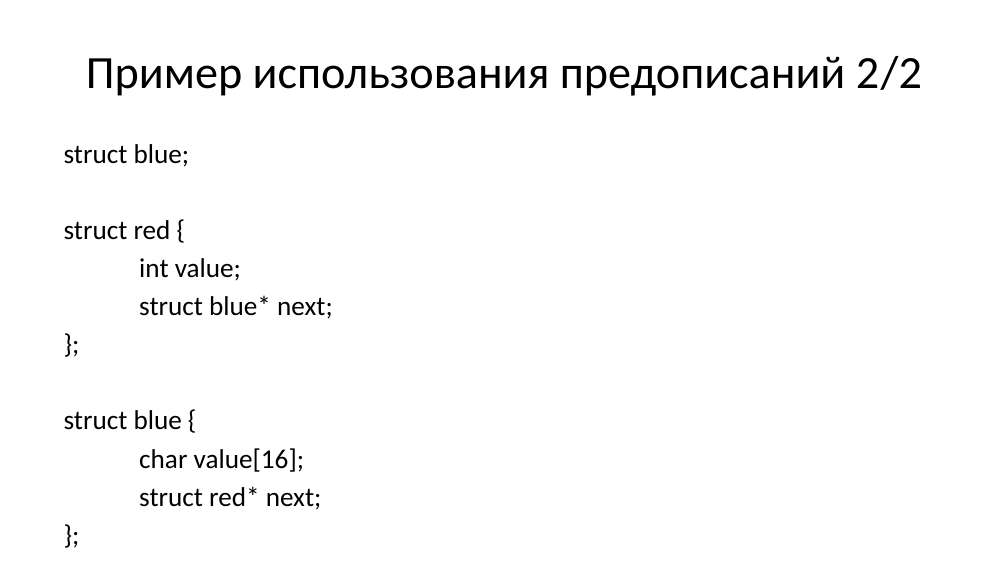
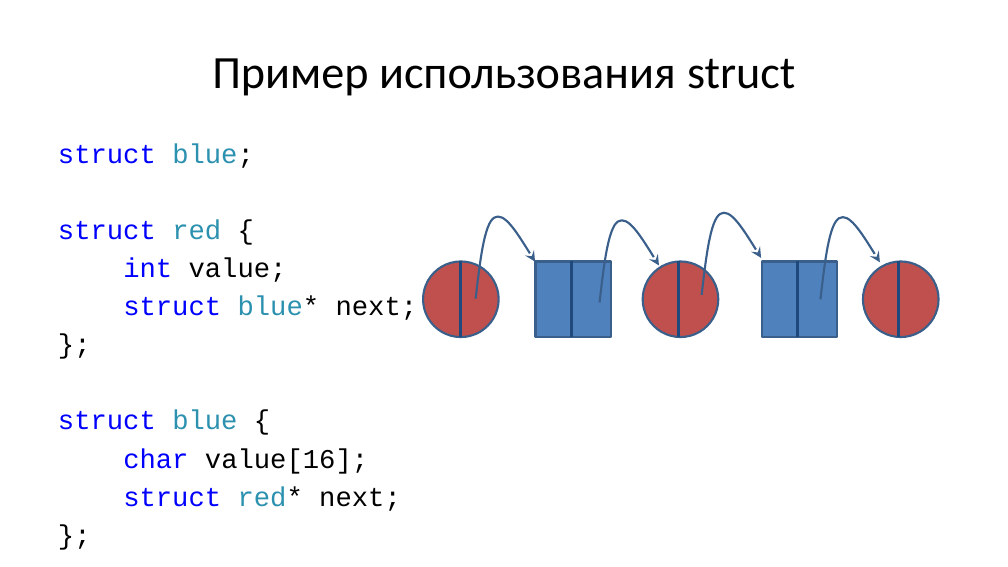
Before and after one commit to Evgueni-Petrov-aka-espetrov/Algorithms-and-Programming-in-C-pptx, a slide deck: slide 12 of 07 Структуры.pptx (slide 6 before the commit). Drawn at 1008x567 pixels with LibreOffice and Linux fonts; fonts in the diff are those of the drawing. Boxes give left, top, right and bottom in pixels: in the first picture for what was removed or moved away, otherwise in the second. Text is boxed around its words. In the diff, an @@ line names an element or a change of style, - is before the commit and + after.

Commit message:
добавил пример с ООП

```diff
--- a/07 Структуры.pptx
+++ b/07 Структуры.pptx
@@ title at (212,58,795,96): text changed @@
-Пример использования предописаний 2/2
+Пример использования struct
@@ text "struct blue;" at (58,144,418,511): font Calibri to Courier New; text colour #000000 to #0000FF in "struct", "struct", "int", "struct" and 3 more places; text colour #000000 to #2B91AF in "blue;", "red", "blue*", "blue" and 1 more places; indent changed @@
@@ freeform shape added at (476,217,535,299), outline #3A5F8C 2 pt @@
@@ freeform shape added at (600,221,659,302), outline #3A5F8C 2 pt @@
@@ freeform shape added at (702,213,761,295), outline #3A5F8C 2 pt @@
@@ freeform shape added at (820,217,880,299), outline #3A5F8C 2 pt @@
@@ ellipse added at (423,262,499,337), fill #C0504D, outline #3A5F8C 2 pt @@
@@ line added from (461, 262) to (461, 337), #1F497D 3 pt @@
@@ rectangle added at (535,262,611,337), fill #4F81BD, outline #3A5F8C 2 pt @@
@@ line added from (572, 262) to (572, 337), #1F497D 3 pt @@
@@ ellipse added at (643,262,718,337), fill #C0504D, outline #3A5F8C 2 pt @@
@@ line added from (678, 262) to (678, 337), #1F497D 3 pt @@
@@ rectangle added at (762,262,838,337), fill #4F81BD, outline #3A5F8C 2 pt @@
@@ line added from (798, 262) to (798, 337), #1F497D 3 pt @@
@@ ellipse added at (864,262,939,337), fill #C0504D, outline #3A5F8C 2 pt @@
@@ line added from (899, 262) to (899, 337), #1F497D 3 pt @@
```
Also in this commit, not shown: 8 other slides changed, 7 slides added, 6 slides removed.
